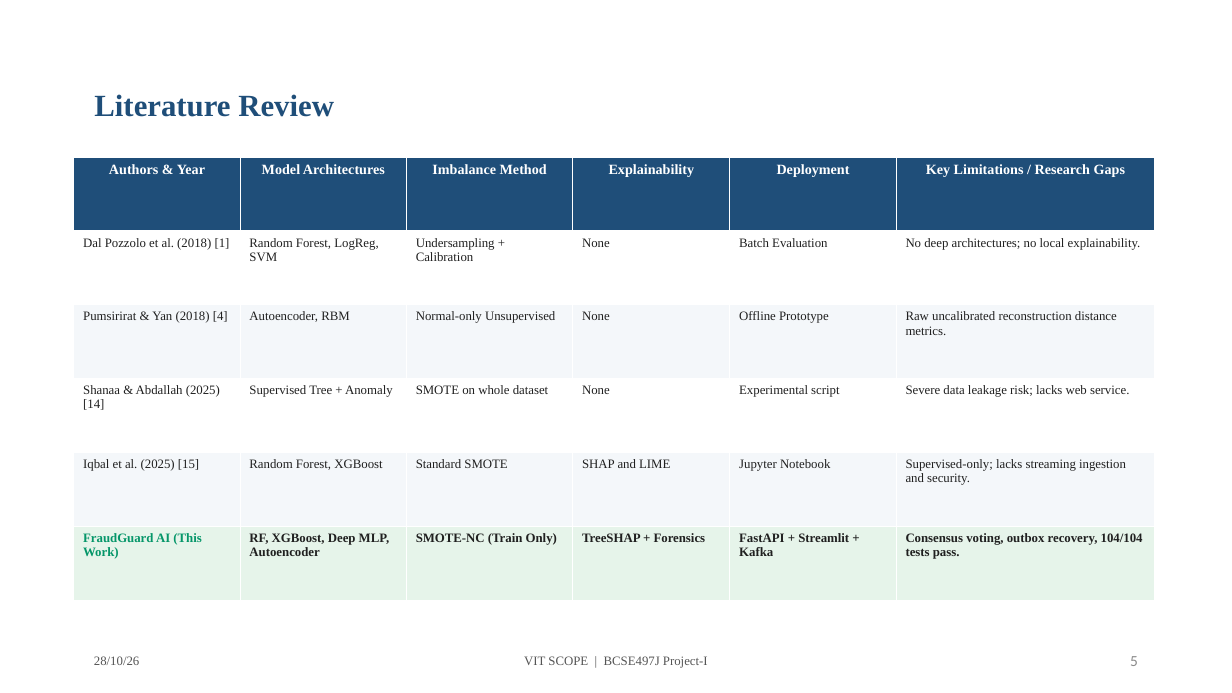
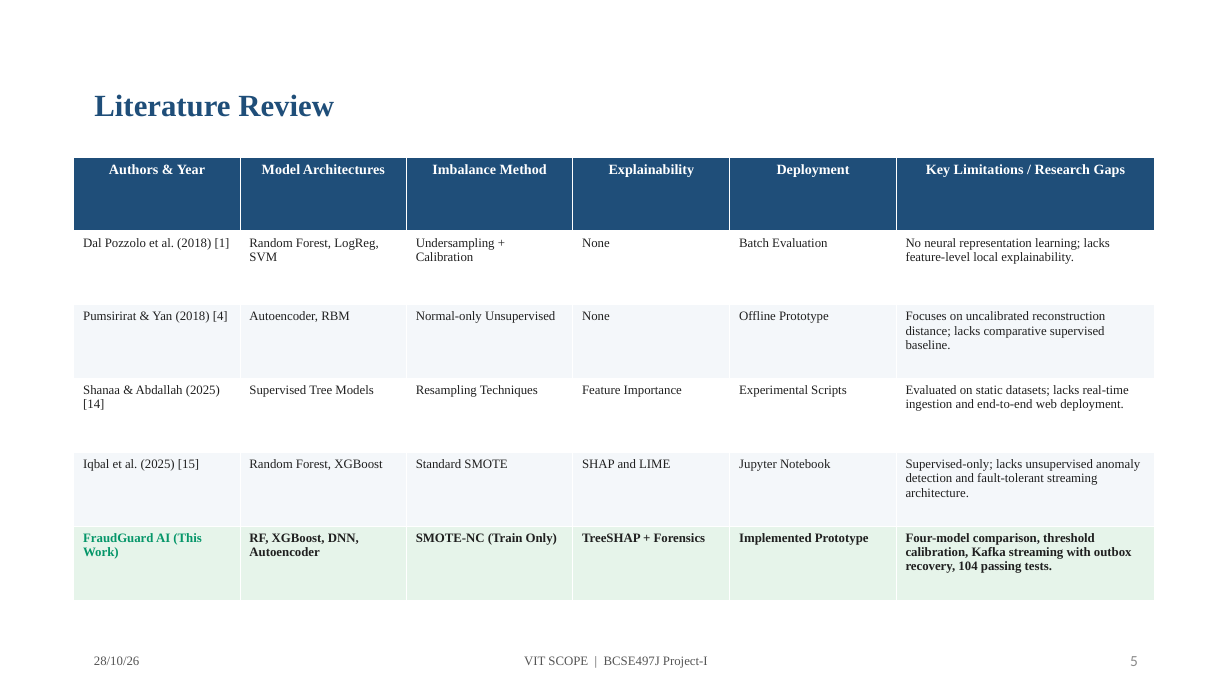
Before and after one commit to animeshlabh57-rgb/AI-Based-Financial-Fraud-Detection-System, a slide deck: slide 5 of docs/Review 3- 28-10- 2026 (1).pptx. Drawn at 1232x693 pixels with LibreOffice and Linux fonts; fonts in the diff are those of the drawing. Boxes give left, top, right and bottom in pixels: in the first picture for what was removed or moved away, otherwise in the second. Text is boxed around its words. In the diff, an @@ line names an element or a change of style, - is before the commit and + after.

Commit message:
Align Review 3 presentation with downloaded repository code and audit guidelines

```diff
--- a/docs/Review 3- 28-10- 2026 (1).pptx
+++ b/docs/Review 3- 28-10- 2026 (1).pptx
@@ table at (x1=74, y1=157, x2=1155, y2=601) @@
-row 2, column 6: No deep architectures; no local explainability.
+row 2, column 6: No neural representation learning; lacks feature-level local explainability.
-row 3, column 6: Raw uncalibrated reconstruction distance metrics.
+row 3, column 6: Focuses on uncalibrated reconstruction distance; lacks comparative supervised baseline.
-row 4: Shanaa & Abdallah (2025) [14] | Supervised Tree + Anomaly | SMOTE on whole dataset | None | Experimental script | Severe data leakage risk; lacks web service.
+row 4: Shanaa & Abdallah (2025) [14] | Supervised Tree Models | Resampling Techniques | Feature Importance | Experimental Scripts | Evaluated on static datasets; lacks real-time ingestion and end-to-end web deployment.
-row 5, column 6: Supervised-only; lacks streaming ingestion and security.
+row 5, column 6: Supervised-only; lacks unsupervised anomaly detection and fault-tolerant streaming architecture.
-row 6: FraudGuard AI (This Work) | RF, XGBoost, Deep MLP, Autoencoder | SMOTE-NC (Train Only) | TreeSHAP + Forensics | FastAPI + Streamlit + Kafka | Consensus voting, outbox recovery, 104/104 tests pass.
+row 6: FraudGuard AI (This Work) | RF, XGBoost, DNN, Autoencoder | SMOTE-NC (Train Only) | TreeSHAP + Forensics | Implemented Prototype | Four-model comparison, threshold calibration, Kafka streaming with outbox recovery, 104 passing tests.
```
Also in this commit, not shown: 13 other slides changed, 4 slides added, 5 other files.
